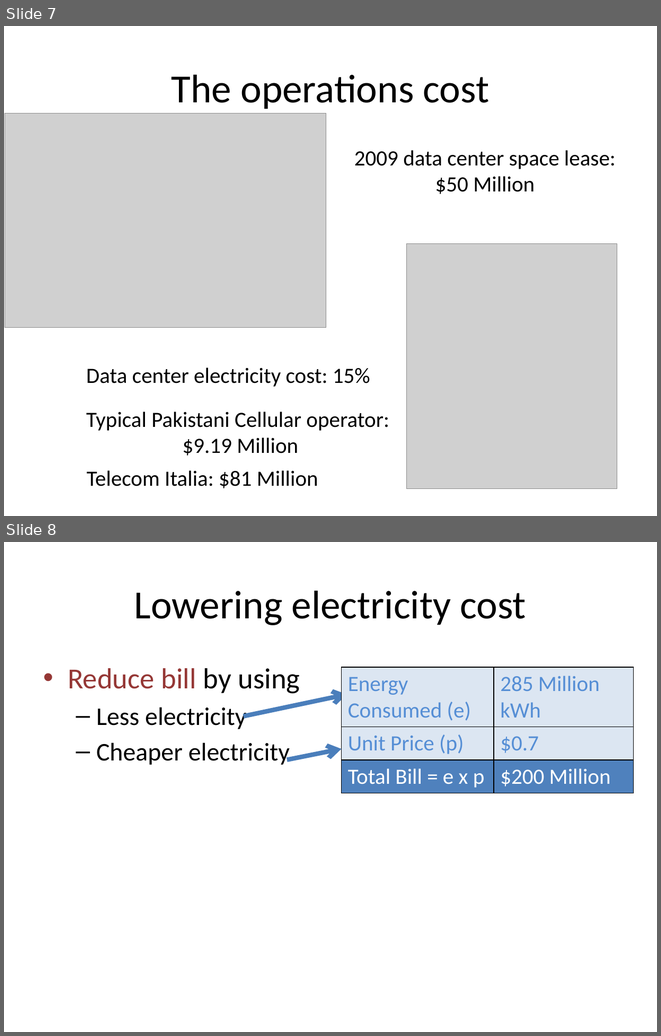
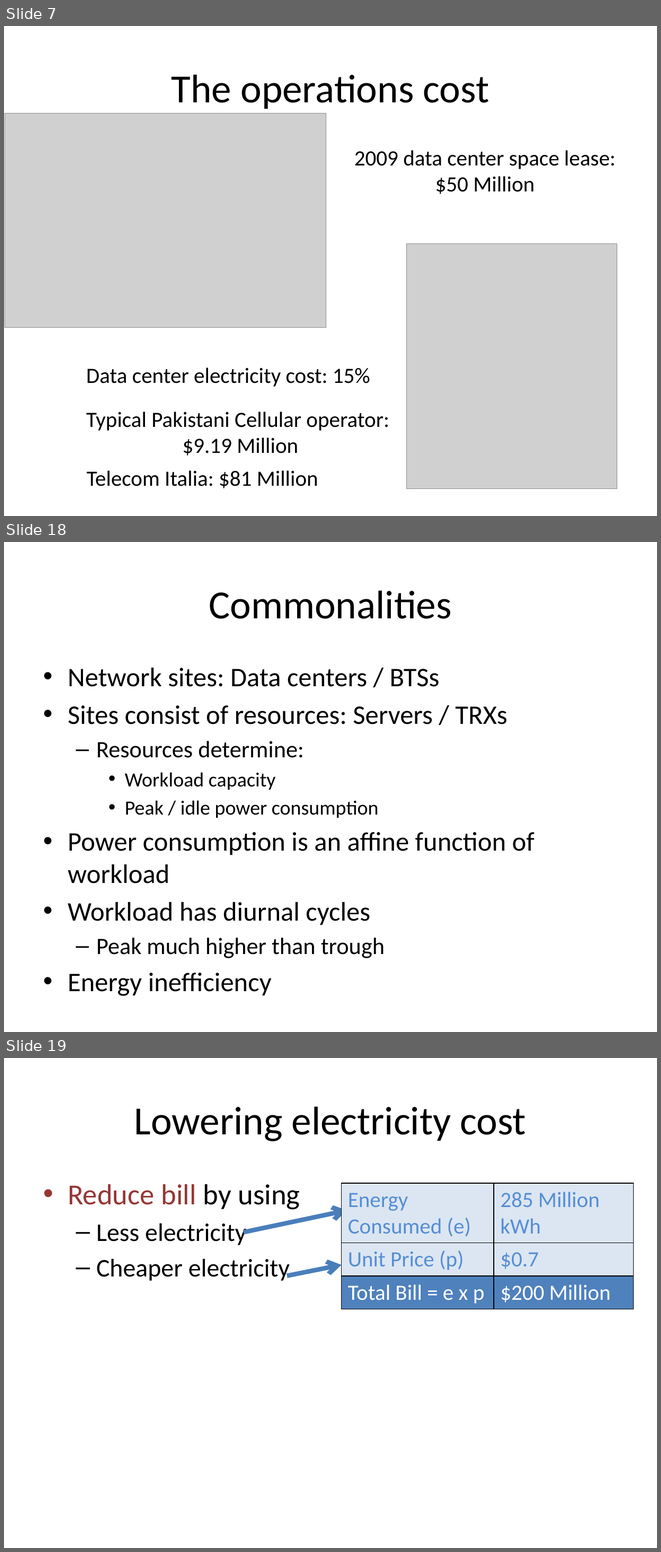
Before and after one commit to msaqib/Dissertation, a slide deck: RED-BL.pptx. Shown one above the other, each under a label of ours: slides 7 and 8 before the commit, slides 7, 18 and 19 after it; the slides between them are not shown. The pictures are 661x1036 and 661x1552 pixels, drawn with LibreOffice and Linux fonts; fonts in the diff are those of the drawing; grey boxes stand for pictures. Boxes give left, top, right and bottom in pixels: in the first picture for what was removed or moved away, otherwise in the second. Text is boxed around its words. In the diff, an @@ line names an element or a change of style, - is before the commit and + after.

```diff
--- a/RED-BL.pptx
+++ b/RED-BL.pptx
@@ slide 18 added at [4,542,657,1032], background #FFFFFF @@
@@ title added at [209,590,451,619], 44 pt, text #000000 @@
+Commonalities
@@ text added at [68,668,535,958], 29.6 pt, text #000000 @@
+• Network sites: Data centers / BTSs
+• Sites consist of resources: Servers / TRXs
+  – Resources determine:
+    • Workload capacity
+    • Peak / idle power consumption
+• Power consumption is an affine function of workload
+• Workload has diurnal cycles
+  – Peak much higher than trough
+• Energy inefficiency
@@ what was slide 8 is now slide 19 @@
```
Also in this commit, not shown: 3 slides changed, 25 other slides added, 1 slide removed.
